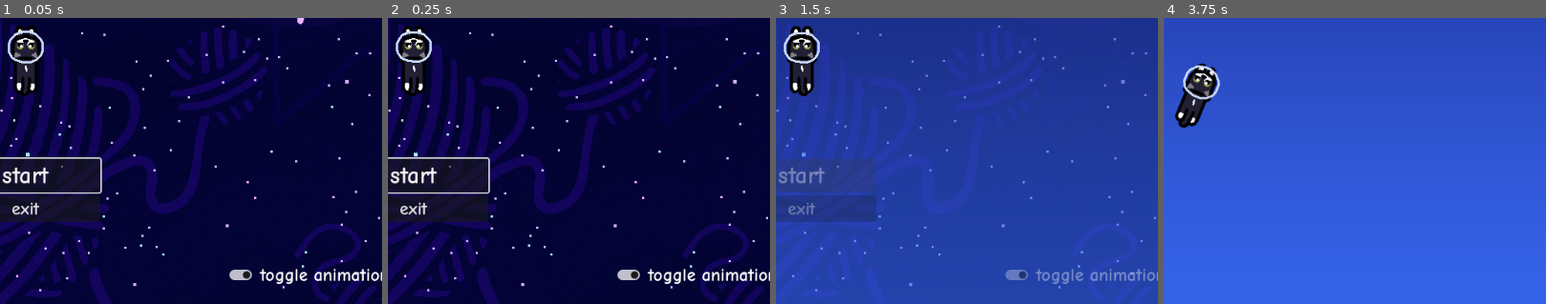
Above: before the commit, frames 1-4 (left to right).
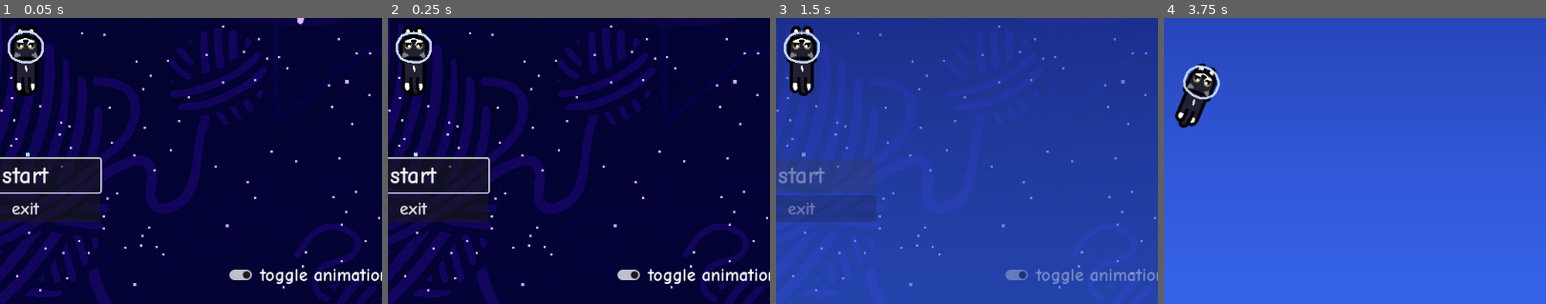
Above: after the commit, the same moments.

Repository: Kim-Lan/space-cat
Game: Godot game, scene res://main.tscn
Same seed, same stepped clock (60 frames per second), same inputs: the game is played once before the commit and once after it.
Inputs (mouse positions are % of the whole screen's width and height, from its top left):
- Up to frame 1 (0.05 s): no input
- Up to frame 2 (0.25 s): no input
- Up to frame 3 (1.5 s): click "start" at 0.5 s; click "start" at 1.25 s
- Up to frame 4 (3.75 s): move the mouse to (72, 45) at 2.02 s; hold Right (right) 2.03-2.75 s; hold Space (space) 2.03-2.75 s; click (72, 45) at 2.17 s; tap Enter at 2.75 s; drag from (30, 55) to (45, 70) at 2.77 s; move the mouse to (60, 28) at 3.52 s; hold Right (right) from 3.53 s (still down); hold Space (space) from 3.53 s (still down)
The pictures show only the part of the screen within x 47-97%, y 50-100%; the shares and areas given below are measured in that part.

The runs differ from the first frame. In frame 1, less than 0.1% of the frame differs, in the area x 5-9%, y 23-28%; in frame 2, 0.2%, in the area x 2-12%, y 4-28%; in frame 3, less than 0.1%; in frame 4, less than 0.1%.

Commit message:
add dancing player on game over

Diff:
--- a/UI/game_over_screen.gd
+++ b/UI/game_over_screen.gd
@@ -8,6 +8,11 @@
 
 func set_final_score(value):
 	find_child("FinalScoreValue").text = str(value)
+	if value > 1:
+		$DanceSprite.show()
+		$DanceSprite.play()
+	else:
+		$DanceSprite.hide()
 
 func set_highscore(value):
 	find_child("HighScoreValue").text = str(value)
--- a/UI/game_over_screen.tscn
+++ b/UI/game_over_screen.tscn
@@ -1,6 +1,57 @@
-[gd_scene load_steps=2 format=3 uid="uid://cimgwhgbt41ci"]
+[gd_scene load_steps=10 format=3 uid="uid://cimgwhgbt41ci"]
 
 [ext_resource type="Script" path="res://UI/game_over_screen.gd" id="1_4whc3"]
+[ext_resource type="Texture2D" uid="uid://bnfjffy0den5i" path="res://assets/player/player.png" id="2_w2low"]
+
+[sub_resource type="AtlasTexture" id="AtlasTexture_dkart"]
+atlas = ExtResource("2_w2low")
+region = Rect2(0, 204, 100, 100)
+
+[sub_resource type="AtlasTexture" id="AtlasTexture_aalee"]
+atlas = ExtResource("2_w2low")
+region = Rect2(102, 204, 100, 100)
+
+[sub_resource type="AtlasTexture" id="AtlasTexture_yyxml"]
+atlas = ExtResource("2_w2low")
+region = Rect2(204, 204, 100, 100)
+
+[sub_resource type="AtlasTexture" id="AtlasTexture_tovcv"]
+atlas = ExtResource("2_w2low")
+region = Rect2(306, 204, 100, 100)
+
+[sub_resource type="AtlasTexture" id="AtlasTexture_t8h1n"]
+atlas = ExtResource("2_w2low")
+region = Rect2(408, 204, 100, 100)
+
+[sub_resource type="AtlasTexture" id="AtlasTexture_20c48"]
+atlas = ExtResource("2_w2low")
+region = Rect2(510, 204, 100, 100)
+
+[sub_resource type="SpriteFrames" id="SpriteFrames_rpxk1"]
+animations = [{
+"frames": [{
+"duration": 1.0,
+"texture": SubResource("AtlasTexture_dkart")
+}, {
+"duration": 1.0,
+"texture": SubResource("AtlasTexture_aalee")
+}, {
+"duration": 1.0,
+"texture": SubResource("AtlasTexture_yyxml")
+}, {
+"duration": 1.0,
+"texture": SubResource("AtlasTexture_tovcv")
+}, {
+"duration": 1.0,
+"texture": SubResource("AtlasTexture_t8h1n")
+}, {
+"duration": 1.0,
+"texture": SubResource("AtlasTexture_20c48")
+}],
+"loop": true,
+"name": &"default",
+"speed": 5.0
+}]
 
 [node name="GameOverScreen" type="Control"]
 layout_mode = 3
@@ -93,5 +144,10 @@
 theme_override_font_sizes/font_size = 32
 text = "return to title"
 
+[node name="DanceSprite" type="AnimatedSprite2D" parent="."]
+position = Vector2(309, 325)
+sprite_frames = SubResource("SpriteFrames_rpxk1")
+frame_progress = 0.325138
+
 [connection signal="pressed" from="MarginContainer/VBoxContainer/Buttons/PlayAgainButton" to="." method="_on_play_again_button_pressed"]
 [connection signal="pressed" from="MarginContainer/VBoxContainer/Buttons/ReturnTitleButton" to="." method="_on_return_title_button_pressed"]
--- a/UI/title_screen.tscn
+++ b/UI/title_screen.tscn
@@ -39,36 +39,36 @@
 "title": SubResource("Animation_bsbq7")
 }
 
-[sub_resource type="AtlasTexture" id="AtlasTexture_stq3m"]
+[sub_resource type="AtlasTexture" id="AtlasTexture_vyhs7"]
 atlas = ExtResource("5_a5er3")
 region = Rect2(0, 0, 100, 100)
 
-[sub_resource type="AtlasTexture" id="AtlasTexture_n2nq4"]
+[sub_resource type="AtlasTexture" id="AtlasTexture_d38fk"]
 atlas = ExtResource("5_a5er3")
-region = Rect2(100, 0, 100, 100)
-
-[sub_resource type="AtlasTexture" id="AtlasTexture_mh7lw"]
+region = Rect2(102, 0, 100, 100)
+
+[sub_resource type="AtlasTexture" id="AtlasTexture_ty5em"]
 atlas = ExtResource("5_a5er3")
-region = Rect2(200, 0, 100, 100)
-
-[sub_resource type="AtlasTexture" id="AtlasTexture_3nnvs"]
+region = Rect2(204, 0, 100, 100)
+
+[sub_resource type="AtlasTexture" id="AtlasTexture_kynvn"]
 atlas = ExtResource("5_a5er3")
-region = Rect2(300, 0, 100, 100)
+region = Rect2(306, 0, 100, 100)
 
 [sub_resource type="SpriteFrames" id="SpriteFrames_2d2wj"]
 animations = [{
 "frames": [{
 "duration": 1.0,
-"texture": SubResource("AtlasTexture_stq3m")
+"texture": SubResource("AtlasTexture_vyhs7")
 }, {
 "duration": 1.0,
-"texture": SubResource("AtlasTexture_n2nq4")
+"texture": SubResource("AtlasTexture_d38fk")
 }, {
 "duration": 1.0,
-"texture": SubResource("AtlasTexture_mh7lw")
+"texture": SubResource("AtlasTexture_ty5em")
 }, {
 "duration": 1.0,
-"texture": SubResource("AtlasTexture_3nnvs")
+"texture": SubResource("AtlasTexture_kynvn")
 }],
 "loop": true,
 "name": &"default",
@@ -183,10 +183,10 @@
 }
 
 [node name="PlayerSprite" type="AnimatedSprite2D" parent="."]
-visible = false
 position = Vector2(512, 442)
 sprite_frames = SubResource("SpriteFrames_2d2wj")
-frame_progress = 0.320572
+frame = 2
+frame_progress = 0.580846
 
 [node name="Buttons" type="VBoxContainer" parent="."]
 layout_mode = 1
--- a/UI/ui.tscn
+++ b/UI/ui.tscn
@@ -175,9 +175,11 @@
 visible = false
 
 [node name="InGameHUD" parent="." instance=ExtResource("3_gnf21")]
+visible = false
 modulate = Color(1, 1, 1, 0)
 
 [node name="PauseScreen" parent="." instance=ExtResource("4_n52jd")]
+visible = false
 
 [node name="GameOverScreen" parent="." instance=ExtResource("2_cw34c")]
 visible = false
--- a/assets/player/player.json
+++ b/assets/player/player.json
@@ -8,7 +8,7 @@
     "duration": 200
    },
    "player #idle 1.ase": {
-    "frame": { "x": 100, "y": 0, "w": 100, "h": 100 },
+    "frame": { "x": 102, "y": 0, "w": 100, "h": 100 },
     "rotated": false,
     "trimmed": false,
     "spriteSourceSize": { "x": 0, "y": 0, "w": 100, "h": 100 },
@@ -16,7 +16,7 @@
     "duration": 200
    },
    "player #idle 2.ase": {
-    "frame": { "x": 200, "y": 0, "w": 100, "h": 100 },
+    "frame": { "x": 204, "y": 0, "w": 100, "h": 100 },
     "rotated": false,
     "trimmed": false,
     "spriteSourceSize": { "x": 0, "y": 0, "w": 100, "h": 100 },
@@ -24,7 +24,7 @@
     "duration": 200
    },
    "player #idle 3.ase": {
-    "frame": { "x": 300, "y": 0, "w": 100, "h": 100 },
+    "frame": { "x": 306, "y": 0, "w": 100, "h": 100 },
     "rotated": false,
     "trimmed": false,
     "spriteSourceSize": { "x": 0, "y": 0, "w": 100, "h": 100 },
@@ -32,7 +32,7 @@
     "duration": 200
    },
    "player #swim 0.ase": {
-    "frame": { "x": 0, "y": 100, "w": 100, "h": 100 },
+    "frame": { "x": 0, "y": 102, "w": 100, "h": 100 },
     "rotated": false,
     "trimmed": false,
     "spriteSourceSize": { "x": 0, "y": 0, "w": 100, "h": 100 },
@@ -40,7 +40,7 @@
     "duration": 200
    },
    "player #swim 1.ase": {
-    "frame": { "x": 100, "y": 100, "w": 100, "h": 100 },
+    "frame": { "x": 102, "y": 102, "w": 100, "h": 100 },
     "rotated": false,
     "trimmed": false,
     "spriteSourceSize": { "x": 0, "y": 0, "w": 100, "h": 100 },
@@ -48,7 +48,7 @@
     "duration": 200
    },
    "player #swim 2.ase": {
-    "frame": { "x": 200, "y": 100, "w": 100, "h": 100 },
+    "frame": { "x": 204, "y": 102, "w": 100, "h": 100 },
     "rotated": false,
     "trimmed": false,
     "spriteSourceSize": { "x": 0, "y": 0, "w": 100, "h": 100 },
@@ -56,7 +56,55 @@
     "duration": 200
    },
    "player #swim 3.ase": {
-    "frame": { "x": 300, "y": 0, "w": 100, "h": 100 },
+    "frame": { "x": 306, "y": 102, "w": 100, "h": 100 },
+    "rotated": false,
+    "trimmed": false,
+    "spriteSourceSize": { "x": 0, "y": 0, "w": 100, "h": 100 },
+    "sourceSize": { "w": 100, "h": 100 },
+    "duration": 200
+   },
+   "player #dance 0.ase": {
+    "frame": { "x": 0, "y": 204, "w": 100, "h": 100 },
+    "rotated": false,
+    "trimmed": false,
+    "spriteSourceSize": { "x": 0, "y": 0, "w": 100, "h": 100 },
+    "sourceSize": { "w": 100, "h": 100 },
+    "duration": 200
+   },
+   "player #dance 1.ase": {
+    "frame": { "x": 102, "y": 204, "w": 100, "h": 100 },
+    "rotated": false,
+    "trimmed": false,
+    "spriteSourceSize": { "x": 0, "y": 0, "w": 100, "h": 100 },
+    "sourceSize": { "w": 100, "h": 100 },
+    "duration": 200
+   },
+   "player #dance 2.ase": {
+    "frame": { "x": 204, "y": 204, "w": 100, "h": 100 },
+    "rotated": false,
+    "trimmed": false,
+    "spriteSourceSize": { "x": 0, "y": 0, "w": 100, "h": 100 },
+    "sourceSize": { "w": 100, "h": 100 },
+    "duration": 200
+   },
+   "player #dance 3.ase": {
+    "frame": { "x": 306, "y": 204, "w": 100, "h": 100 },
+    "rotated": false,
+    "trimmed": false,
+    "spriteSourceSize": { "x": 0, "y": 0, "w": 100, "h": 100 },
+    "sourceSize": { "w": 100, "h": 100 },
+    "duration": 200
+   },
+   "player #dance 4.ase": {
+    "frame": { "x": 408, "y": 204, "w": 100, "h": 100 },
+    "rotated": false,
+    "trimmed": false,
+    "spriteSourceSize": { "x": 0, "y": 0, "w": 100, "h": 100 },
+    "sourceSize": { "w": 100, "h": 100 },
+    "duration": 200
+   },
+   "player #dance 5.ase": {
+    "frame": { "x": 510, "y": 204, "w": 100, "h": 100 },
     "rotated": false,
     "trimmed": false,
     "spriteSourceSize": { "x": 0, "y": 0, "w": 100, "h": 100 },
@@ -66,17 +114,19 @@
  },
  "meta": {
   "app": "https://www.aseprite.org/",
-  "version": "1.x-dev",
+  "version": "1.3.2-x64",
   "image": "player.png",
   "format": "RGBA8888",
-  "size": { "w": 400, "h": 200 },
+  "size": { "w": 610, "h": 304 },
   "scale": "1",
   "frameTags": [
-   { "name": "idle", "from": 0, "to": 3, "direction": "forward" },
-   { "name": "swim", "from": 4, "to": 7, "direction": "forward" }
+   { "name": "idle", "from": 0, "to": 3, "direction": "forward", "color": "#000000ff" },
+   { "name": "swim", "from": 4, "to": 7, "direction": "forward", "color": "#000000ff" },
+   { "name": "dance", "from": 8, "to": 13, "direction": "forward", "color": "#000000ff" }
   ],
   "layers": [
    { "name": "cat" },
+   { "name": "tail", "group": "cat", "opacity": 255, "blendMode": "normal" },
    { "name": "body", "group": "cat", "opacity": 255, "blendMode": "normal" },
    { "name": "legs", "group": "cat", "opacity": 255, "blendMode": "normal" },
    { "name": "arms", "group": "cat", "opacity": 255, "blendMode": "normal" },
--- a/objects/player.tscn
+++ b/objects/player.tscn
@@ -26,7 +26,7 @@
 "times": PackedFloat32Array(0, 0.2, 0.4, 0.6),
 "transitions": PackedFloat32Array(1, 1, 1, 1),
 "update": 0,
-"values": [Rect2(0, 0, 100, 100), Rect2(100, 0, 100, 100), Rect2(200, 0, 100, 100), Rect2(300, 0, 100, 100)]
+"values": [Rect2(0, 0, 100, 100), Rect2(102, 0, 100, 100), Rect2(204, 0, 100, 100), Rect2(306, 0, 100, 100)]
 }
 tracks/1/type = "value"
 tracks/1/imported = false
@@ -54,7 +54,7 @@
 "times": PackedFloat32Array(0, 0.2, 0.4, 0.6),
 "transitions": PackedFloat32Array(1, 1, 1, 1),
 "update": 0,
-"values": [Rect2(0, 100, 100, 100), Rect2(100, 100, 100, 100), Rect2(200, 100, 100, 100), Rect2(300, 0, 100, 100)]
+"values": [Rect2(0, 102, 100, 100), Rect2(102, 102, 100, 100), Rect2(204, 102, 100, 100), Rect2(306, 102, 100, 100)]
 }
 tracks/1/type = "value"
 tracks/1/imported = false
@@ -69,9 +69,37 @@
 "values": [Vector2(0, 0), Vector2(0, 0), Vector2(0, 0), Vector2(0, 0)]
 }
 
+[sub_resource type="Animation" id="Animation_vltaf"]
+length = 1.2
+tracks/0/type = "value"
+tracks/0/imported = false
+tracks/0/enabled = true
+tracks/0/path = NodePath("Sprite2D:region_rect")
+tracks/0/interp = 0
+tracks/0/loop_wrap = true
+tracks/0/keys = {
+"times": PackedFloat32Array(0, 0.2, 0.4, 0.6, 0.8, 1),
+"transitions": PackedFloat32Array(1, 1, 1, 1, 1, 1),
+"update": 0,
+"values": [Rect2(0, 204, 100, 100), Rect2(102, 204, 100, 100), Rect2(204, 204, 100, 100), Rect2(306, 204, 100, 100), Rect2(408, 204, 100, 100), Rect2(510, 204, 100, 100)]
+}
+tracks/1/type = "value"
+tracks/1/imported = false
+tracks/1/enabled = true
+tracks/1/path = NodePath("Sprite2D:offset")
+tracks/1/interp = 0
+tracks/1/loop_wrap = true
+tracks/1/keys = {
+"times": PackedFloat32Array(0, 0.2, 0.4, 0.6, 0.8, 1),
+"transitions": PackedFloat32Array(1, 1, 1, 1, 1, 1),
+"update": 0,
+"values": [Vector2(0, 0), Vector2(0, 0), Vector2(0, 0), Vector2(0, 0), Vector2(0, 0), Vector2(0, 0)]
+}
+
 [sub_resource type="AnimationLibrary" id="AnimationLibrary_3n5qt"]
 _data = {
 "RESET": SubResource("Animation_ofk5p"),
+"dance": SubResource("Animation_vltaf"),
 "idle": SubResource("Animation_i0t0u"),
 "swim": SubResource("Animation_a0e01")
 }
@@ -129,7 +157,7 @@
 [node name="Sprite2D" type="Sprite2D" parent="Sprite"]
 texture = ExtResource("3_se1pk")
 region_enabled = true
-region_rect = Rect2(100, 0, 100, 100)
+region_rect = Rect2(0, 102, 100, 100)
 
 [node name="DamageArea" type="CollisionShape2D" parent="."]
 shape = SubResource("CapsuleShape2D_f0qym")
Binary file removed: assets/player/player.ase
Not shown, removed: assets/player/player.ase.import
Binary file changed: assets/player/player.png
Binary file removed: assets/player/player_cat_up.png
Not shown: 1 places in objects/player.tscn that only renumber resources
